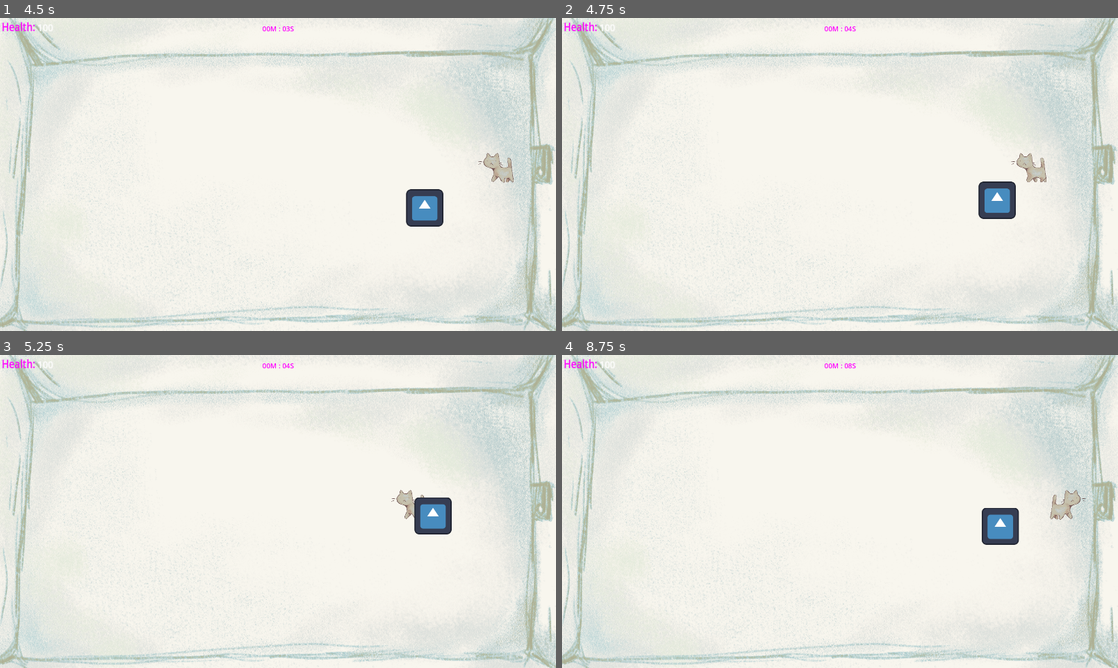
Above: before the commit, frames 1-4 (two rows, left to right).
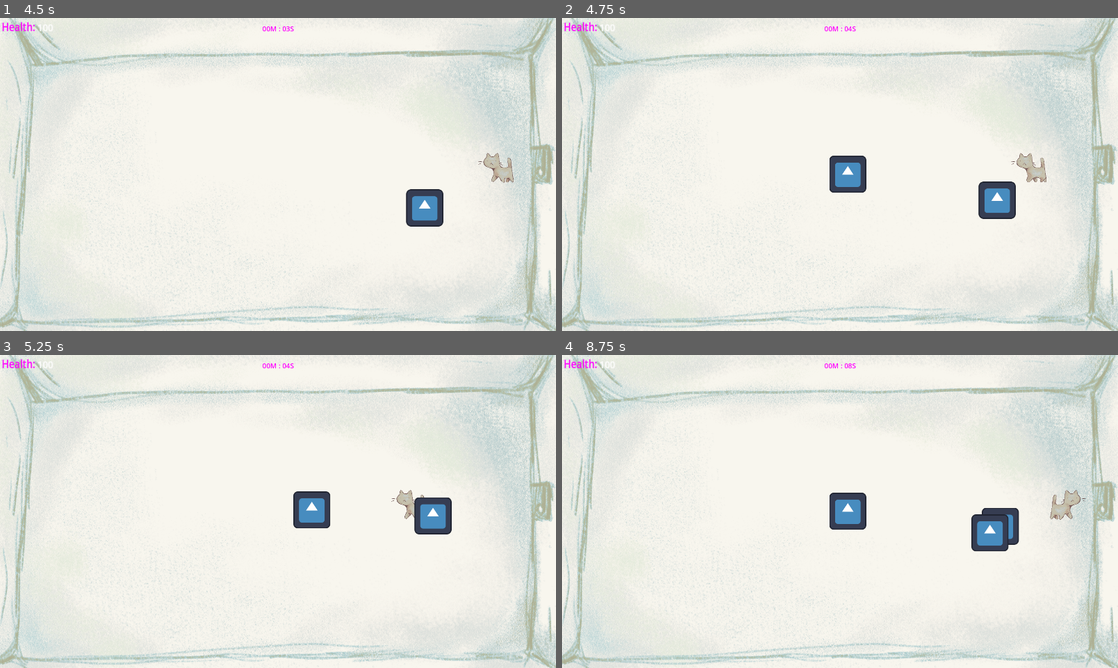
Above: after the commit, the same moments.

Repository: RobertKadak/GameCamp-2024
Game: Godot game, scene res://Menu folder/menu.tscn
The game is run twice, just before and just after one commit, with the same random seed, the same clock (stepped at 60 frames per second) and the same inputs. The engine's default icon, where the game draws it, is replaced by a stand-in: a white triangle on a blue panel in a dark square.
Inputs (mouse positions are in pixels of both pictures, inside the frame that each line leads up to):
- Up to frame 1 (4.5 s): click "Play" at 0.5 s; move the mouse to (400, 158) at 1.27 s; hold D (move_right) 1.28-2.03 s; click (400, 158) at 1.35 s; move the mouse to (166, 190) at 2.02 s; hold S (move_down) 2.03-2.78 s; right-click (166, 190) at 2.1 s; move the mouse to (333, 105) at 2.77 s; hold D (move_right) 2.78-3.53 s; tap Shift (move_dash) at 2.85 s; move the mouse to (250, 237) at 3.52 s; hold W (move_up) 3.53-4.28 s; click (250, 237) at 3.6 s; move the mouse to (444, 221) at 4.27 s; hold A (move_left) from 4.28 s (still down); hold Right mouse button (attack_ranged) from 4.28 s (still down)
- Up to frame 2 (4.75 s): keep holding A (move_left); keep holding Right mouse button (attack_ranged)
- Up to frame 3 (5.25 s): keep holding A (move_left); move the mouse to (111, 464) at 5.02 s; release Right mouse button (attack_ranged) at 5.03 s; tap Shift (move_dash) at 5.1 s
- Up to frame 4 (8.75 s): move the mouse to (867, 511) at 5.77 s; release A (move_left) at 5.78 s; hold S (move_down) 5.78-6.53 s; click (867, 511) at 5.85 s; move the mouse to (756, 433) at 6.52 s; hold D (move_right) 6.53-7.28 s; right-click (756, 433) at 6.6 s; move the mouse to (962, 495) at 7.27 s; hold W (move_up) 7.28-8.03 s; tap Shift (move_dash) at 7.35 s; move the mouse to (728, 527) at 8.02 s; hold D (move_right) from 8.03 s (still down); click (728, 527) at 8.1 s

Frame 1 is identical in both runs. In frame 2, 0.7% of the frame differs, in the area x 48-55%, y 44-56%; in frame 3, 0.7%; in frame 4, 1.4%, in the area x 48-81%, y 44-63%.

Commit message:
Working spawner, to fix spawn-rate and location later

Diff:
--- a/scenes/levels/level_1.gd
+++ b/scenes/levels/level_1.gd
@@ -1,7 +1,6 @@
 extends Node2D
 
-var elapsedTime : int
-var diffInd : int
+@onready var enemy = preload("res://scenes/enemy.tscn")
 
 # Called when the node enters the scene tree for the first time.
 func _ready() -> void:
@@ -11,6 +10,13 @@
 func _process(delta: float) -> void:
 	pass
 
+
 func is_level_clear():
 	var enemies = get_tree().get_nodes_in_group("Enemy")
 	return len(enemies) == 0
+
+
+func _on_mob_spawn_timeout() -> void:
+	var mob = enemy.instantiate()
+	add_child(mob)
+	mob.target_to_chase  = $Player
--- a/scenes/levels/level_1.tscn
+++ b/scenes/levels/level_1.tscn
@@ -69,3 +69,9 @@
 
 [node name="nextLevel" parent="." instance=ExtResource("7_tcj8h")]
 position = Vector2(895, -33)
+
+[node name="MobSpawn" type="Timer" parent="."]
+wait_time = 4.0
+autostart = true
+
+[connection signal="timeout" from="MobSpawn" to="." method="_on_mob_spawn_timeout"]
